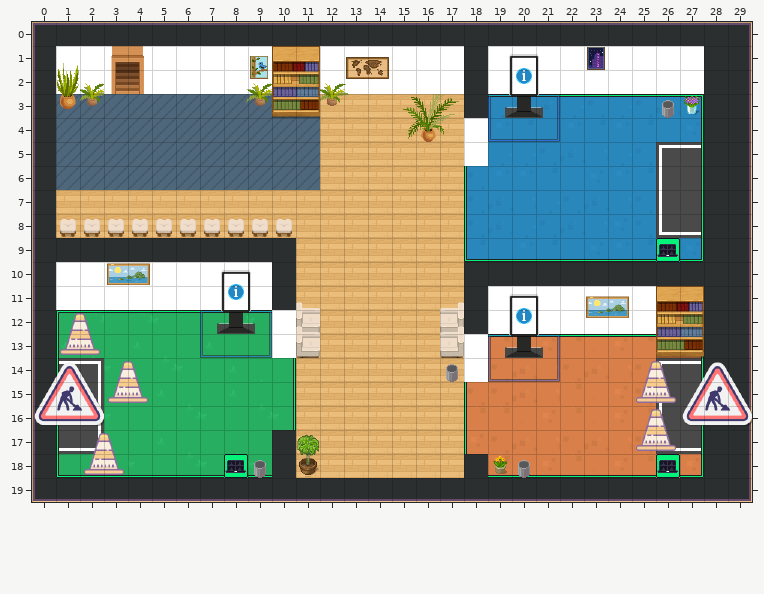
Two states of a Tiled map (JSON), cours.tmj. The first picture shows the starting point.
Cells are 32x32 px. Shown: x 0..29, y 0..19.
New version:
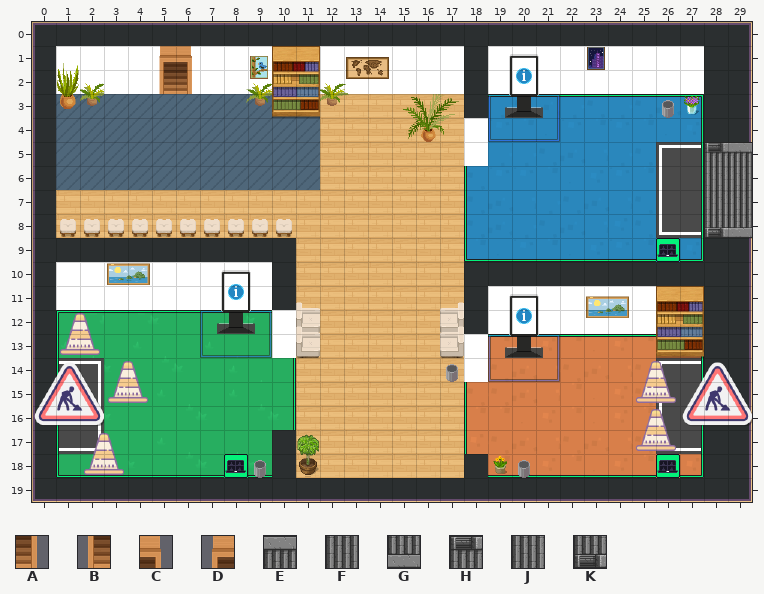
Key: from "WA_Room_Builder": A 460 turned 180, B 461 turned 180, C 485 turned 180, D 486 turned 180; from "[Base]BaseChip_pipo": E 339 turned 90, F 340 turned 90, G 341 turned 90, H 347 turned 90, J 348 turned 90, K 349 turned 90.
_ is an empty cell, . an unchanged one.
Edits made:
--- layer "escalier"
@@ x 3..6 @@
- 1 DC__
- 2 BA__
+ 1 __DC
+ 2 __BA
@@ x 28..29 @@
- 5 __
- 6 __
- 7 __
- 8 __
+ 5 HE
+ 6 JF
+ 7 JF
+ 8 KG
Changed places in both pictures, as pixel boxes (x1, y1, x2, y2):
changed: (111, 46, 192, 94)
added: (705, 142, 752, 238)
